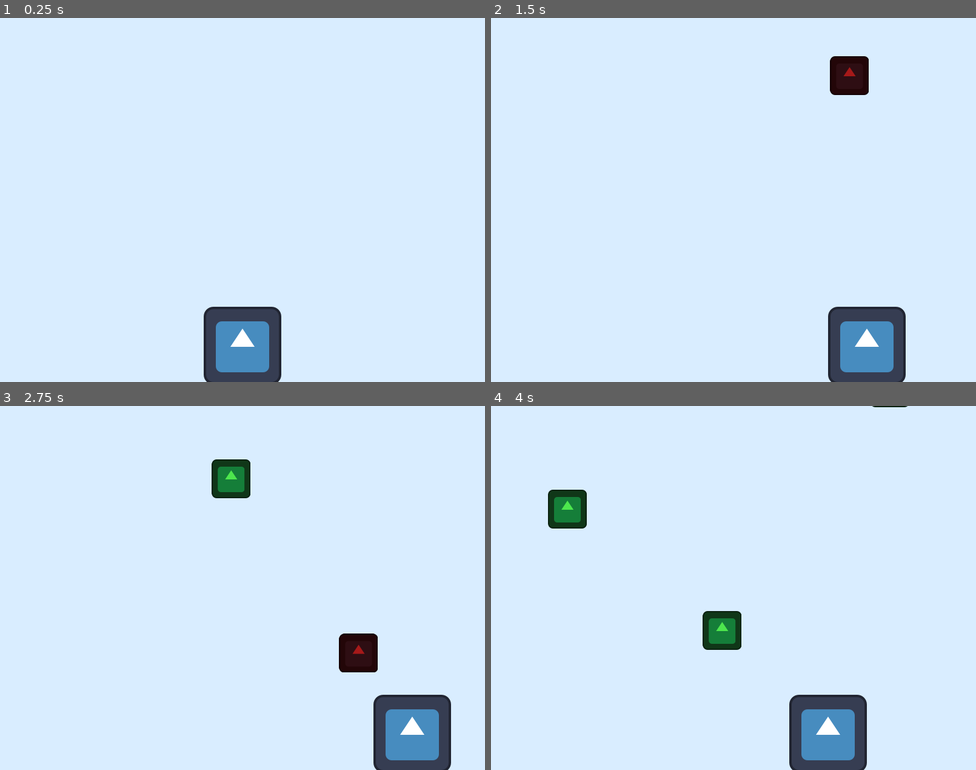
Above: before the commit, frames 1-4 (two rows, left to right).
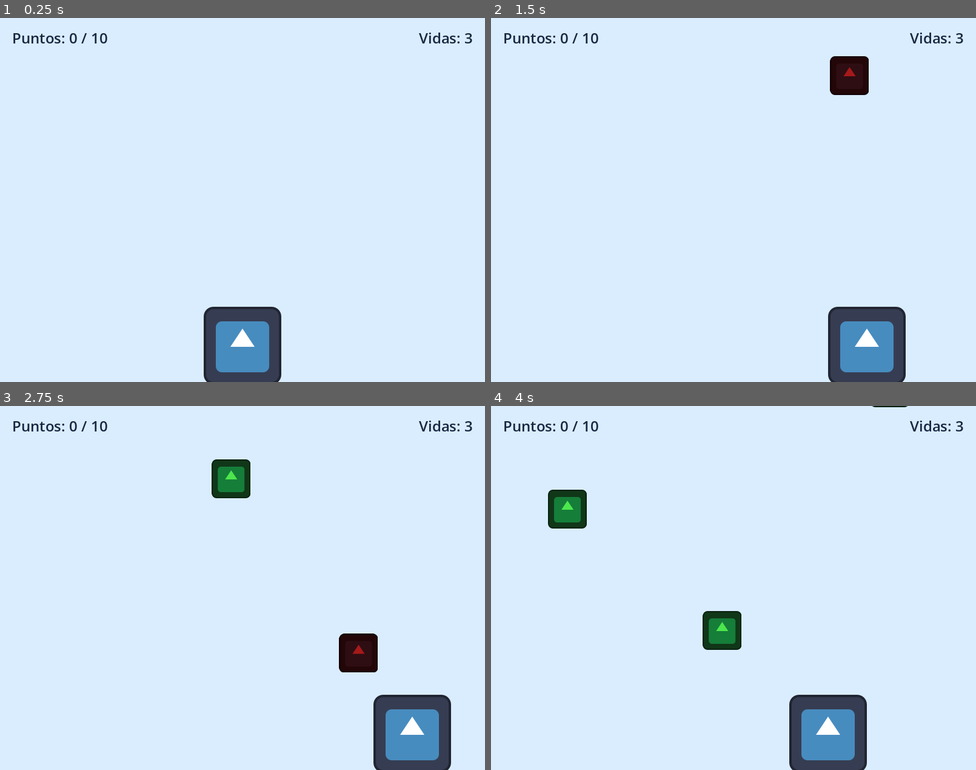
Above: after the commit, the same moments.

Repository: eimmy-o/fruit_basket_pyweekend
Game: Godot game, scene res://scenes/Main.tscn
Same seed, same stepped clock (60 frames per second), same inputs: the game is played once before the commit and once after it. The engine's default icon, where the game draws it, is replaced by a stand-in: a white triangle on a blue panel in a dark square.
Inputs:
- Up to frame 1 (0.25 s): no input
- Up to frame 2 (1.5 s): tap Enter at 0.5 s; hold Right (ui_right) 0.53-1.28 s; hold Left (ui_left) from 1.28 s (still down)
- Up to frame 3 (2.75 s): release Left (ui_left) at 2.03 s; hold Right (ui_right) from 2.03 s (still down)
- Up to frame 4 (4 s): release Right (ui_right) at 3.53 s; hold Left (ui_left) from 3.53 s (still down)

The runs differ from the first frame. In frame 1, 0.3% of the frame differs, in the area x 2-98%, y 4-7%; in frame 2, 0.3%; in frame 3, 0.3%; in frame 4, 0.3%.

Commit message:
cod fase 4

Diff:
--- a/scenes/Main.tscn
+++ b/scenes/Main.tscn
@@ -21,4 +21,69 @@
 [node name="SpawnTimer" type="Timer" parent="."]
 autostart = true
 
+[node name="UI" type="CanvasLayer" parent="."]
+process_mode = 3
+
+[node name="PuntajeLabel" type="Label" parent="UI"]
+offset_left = 20.0
+offset_top = 16.0
+offset_right = 260.0
+offset_bottom = 56.0
+theme_override_colors/font_color = Color(0.1, 0.15, 0.25, 1)
+theme_override_font_sizes/font_size = 24
+text = "Puntos: 0 / 10"
+
+[node name="VidasLabel" type="Label" parent="UI"]
+anchors_preset = 1
+anchor_left = 1.0
+anchor_right = 1.0
+offset_left = -200.0
+offset_top = 16.0
+offset_right = -20.0
+offset_bottom = 56.0
+grow_horizontal = 0
+theme_override_colors/font_color = Color(0.1, 0.15, 0.25, 1)
+theme_override_font_sizes/font_size = 24
+text = "Vidas: 3"
+horizontal_alignment = 2
+
+[node name="PanelFinJuego" type="Panel" parent="UI"]
+visible = false
+anchors_preset = 8
+anchor_left = 0.5
+anchor_top = 0.5
+anchor_right = 0.5
+anchor_bottom = 0.5
+offset_left = -160.0
+offset_top = -90.0
+offset_right = 160.0
+offset_bottom = 90.0
+grow_horizontal = 2
+grow_vertical = 2
+
+[node name="VBoxContainer" type="VBoxContainer" parent="UI/PanelFinJuego"]
+layout_mode = 1
+anchors_preset = 15
+anchor_right = 1.0
+anchor_bottom = 1.0
+offset_left = 20.0
+offset_top = 20.0
+offset_right = -20.0
+offset_bottom = -20.0
+grow_horizontal = 2
+grow_vertical = 2
+theme_override_constants/separation = 20
+alignment = 1
+
+[node name="MensajeLabel" type="Label" parent="UI/PanelFinJuego/VBoxContainer"]
+layout_mode = 2
+theme_override_font_sizes/font_size = 32
+text = "¡Ganaste!"
+horizontal_alignment = 1
+
+[node name="BotonReiniciar" type="Button" parent="UI/PanelFinJuego/VBoxContainer"]
+layout_mode = 2
+theme_override_font_sizes/font_size = 22
+text = "Reiniciar"
+
 [connection signal="timeout" from="SpawnTimer" to="." method="_on_spawn_timer_timeout"]
--- a/scripts/main.gd
+++ b/scripts/main.gd
@@ -6,6 +6,34 @@
 
 # Probabilidad de que aparezca una bomba (0.3 = 30% bombas, 70% frutas)
 @export_range(0.0, 1.0) var probabilidad_bomba: float = 0.3
+
+# Reglas del juego (ajustables desde el Inspector)
+@export var puntaje_meta: int = 10
+@export var vidas_iniciales: int = 3
+
+# Variables de estado de la partida actual
+var puntaje: int = 0
+var vidas: int = 3
+
+# Referencias a los nodos de la interfaz y al temporizador
+@onready var puntaje_label: Label = $UI/PuntajeLabel
+@onready var vidas_label: Label = $UI/VidasLabel
+@onready var panel_fin_juego: Panel = $UI/PanelFinJuego
+@onready var mensaje_label: Label = $UI/PanelFinJuego/VBoxContainer/MensajeLabel
+@onready var boton_reiniciar: Button = $UI/PanelFinJuego/VBoxContainer/BotonReiniciar
+@onready var spawn_timer: Timer = $SpawnTimer
+
+
+func _ready() -> void:
+	# Inicializamos las vidas y ocultamos el panel de fin de juego
+	vidas = vidas_iniciales
+	panel_fin_juego.visible = false
+
+	# Mostramos los valores iniciales en la interfaz
+	actualizar_ui()
+
+	# Conectamos el botón de reiniciar para poder volver a jugar
+	boton_reiniciar.pressed.connect(_on_boton_reiniciar_pressed)
 
 
 func _on_spawn_timer_timeout() -> void:
@@ -32,8 +60,38 @@
 
 
 func _on_objeto_atrapado(tipo: String) -> void:
-	# Por ahora solo mostramos un mensaje en la consola para comprobar que la señal funciona
 	if tipo == "fruta":
-		print("¡Atrapaste una fruta!")
+		puntaje += 1
+		actualizar_ui()
+		if puntaje >= puntaje_meta:
+			terminar_juego(true)
+	elif tipo == "bomba":
+		vidas -= 1
+		actualizar_ui()
+		if vidas <= 0:
+			terminar_juego(false)
+
+
+func actualizar_ui() -> void:
+	# Actualizamos los textos de puntaje y vidas en pantalla
+	puntaje_label.text = "Puntos: %d / %d" % [puntaje, puntaje_meta]
+	vidas_label.text = "Vidas: %d" % vidas
+
+
+func terminar_juego(gano: bool) -> void:
+	# Detenemos la aparición de objetos y pausamos el juego
+	spawn_timer.stop()
+	get_tree().paused = true
+
+	# Mostramos el mensaje correspondiente y el panel final
+	if gano:
+		mensaje_label.text = "¡Ganaste!"
 	else:
-		print("¡Tocaste una bomba!")
+		mensaje_label.text = "¡Game Over!"
+	panel_fin_juego.visible = true
+
+
+func _on_boton_reiniciar_pressed() -> void:
+	# Quitamos la pausa antes de recargar la escena para que el nuevo juego arranque activo
+	get_tree().paused = false
+	get_tree().reload_current_scene()
